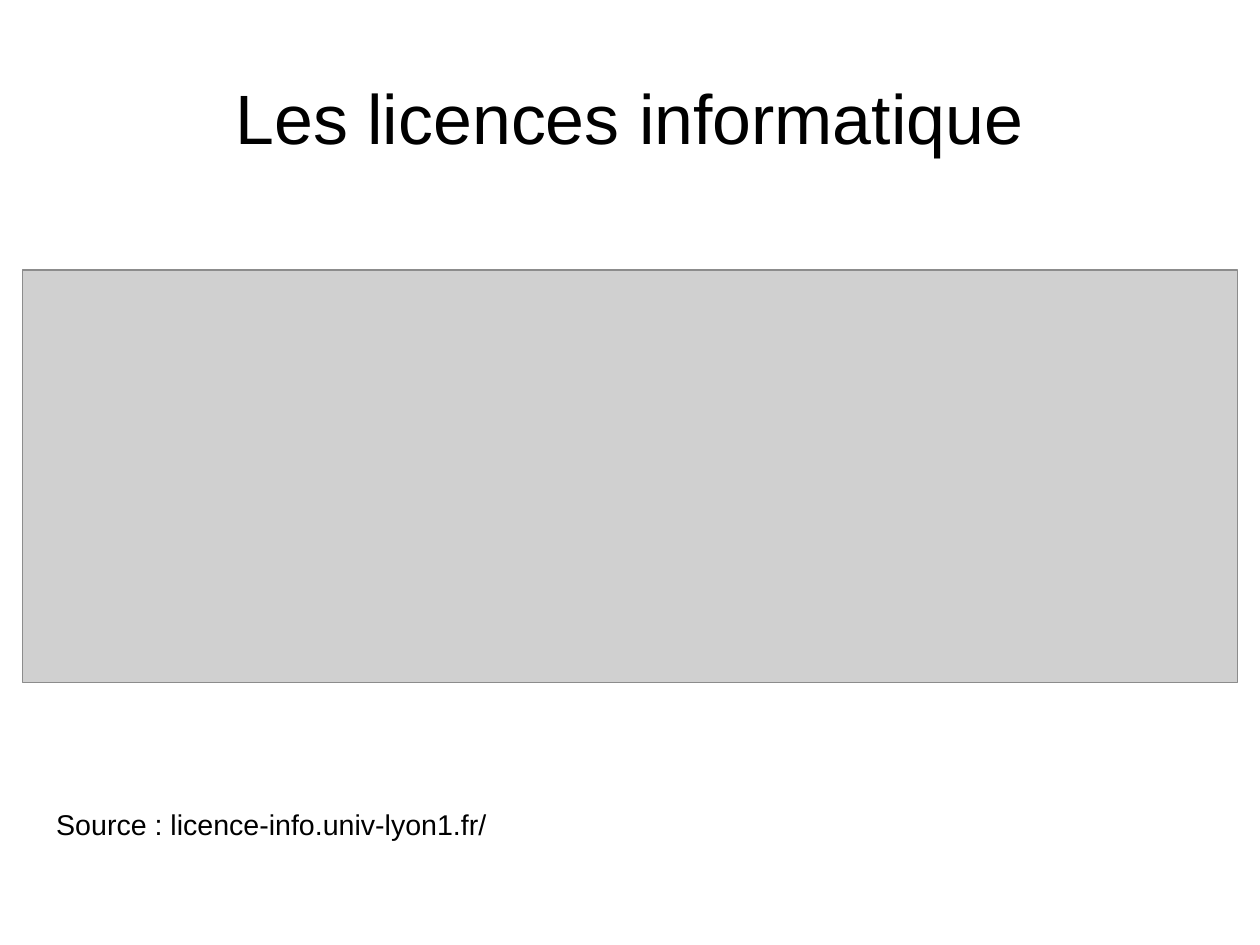
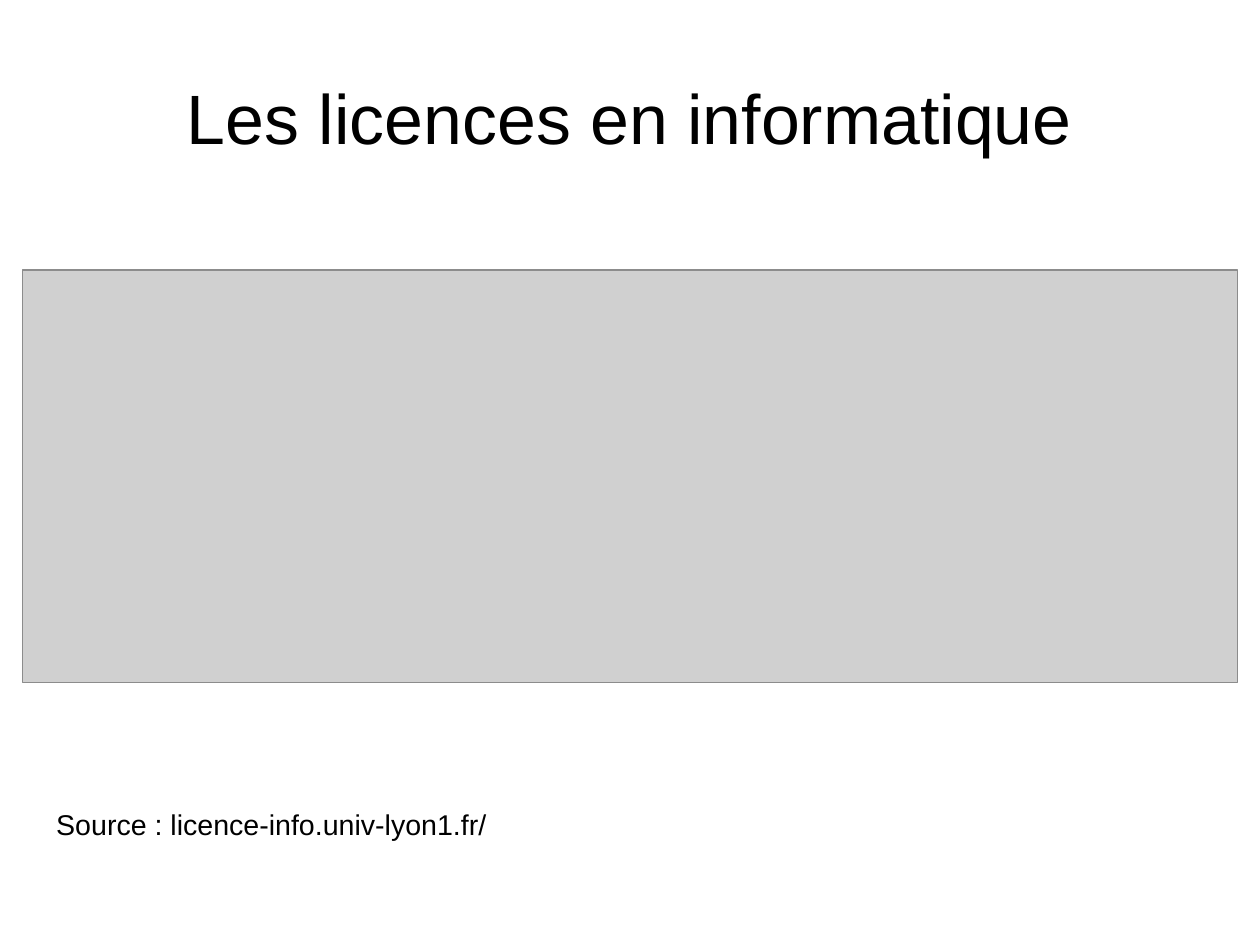
Before and after one commit to hana69200/Cours, a slide deck: slide 5 of S3/Com - PPP/PPP.odp. Drawn at 1260x945 pixels with LibreOffice and Linux fonts; fonts in the diff are those of the drawing; grey boxes stand for pictures. Boxes give left, top, right and bottom in pixels: in the first picture for what was removed or moved away, otherwise in the second. Text is boxed around its words. In the diff, an @@ line names an element or a change of style, - is before the commit and + after.

```diff
--- a/S3/Com - PPP/PPP.odp
+++ b/S3/Com - PPP/PPP.odp
@@ title at <box>187,93,1071,157</box>: text changed @@
-Les licences informatique
+Les licences en informatique
```
Also in this commit, not shown: 3 other slides changed, 4 slides added, 3 other files.
